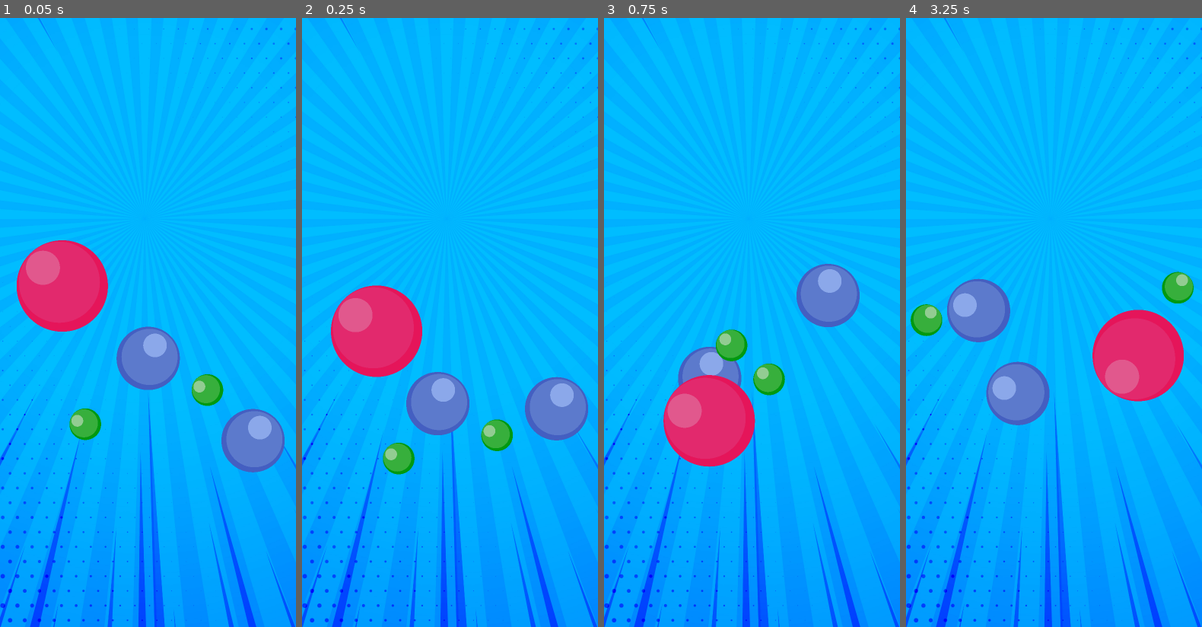
Above: before the commit, frames 1-4 (left to right).
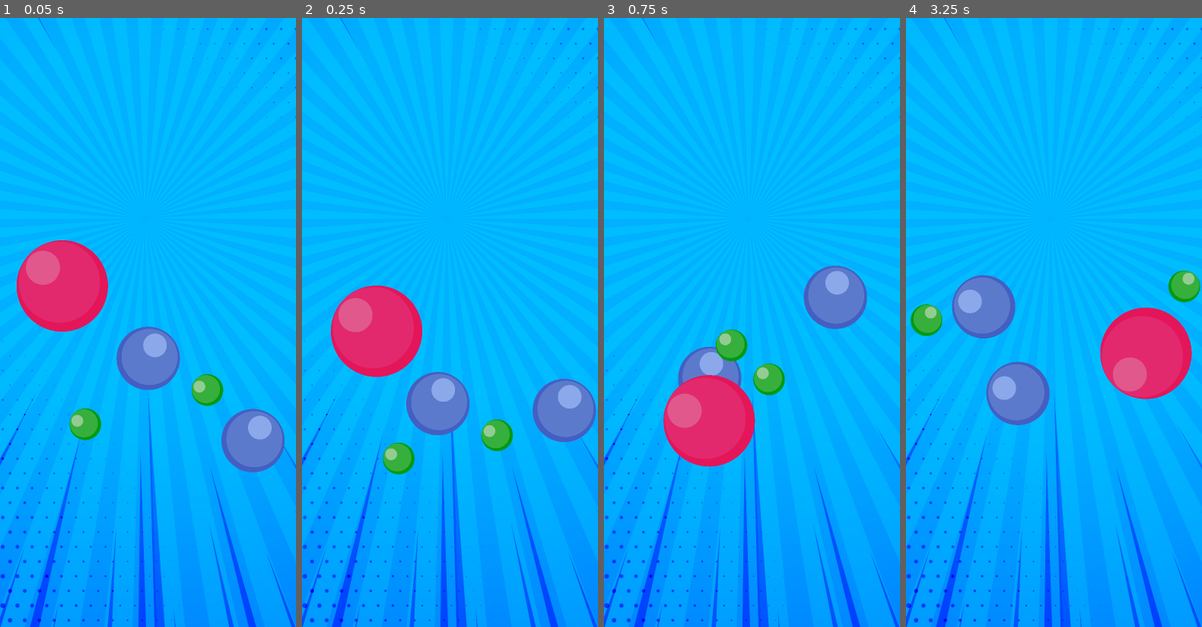
Above: after the commit, the same moments.

Repository: MrZak-dev/godot_3.1_jumping_balls
Game: Godot game, scene res://scenes/Walls.tscn
Same seed, same stepped clock (60 frames per second), same inputs: the game is played once before the commit and once after it.
Inputs:
- Up to frame 1 (0.05 s): no input
- Up to frame 2 (0.25 s): no input
- Up to frame 3 (0.75 s): no input
- Up to frame 4 (3.25 s): no input

Frame 1 is identical in both runs. In frame 2, 1.0% of the frame differs, in the area x 75-100%, y 58-70%; in frame 3, 1.0%; in frame 4, 2.4%, in the area x 13-100%, y 41-63%.

Commit message:
using CollisionShape2D

Diff:
--- a/scenes/Walls.tscn
+++ b/scenes/Walls.tscn
@@ -8,6 +8,10 @@
 [sub_resource type="RectangleShape2D" id=1]
 
 extents = Vector2( 720, 1 )
+
+[sub_resource type="RectangleShape2D" id=4]
+
+extents = Vector2( 1, 1332 )
 
 [sub_resource type="RectangleShape2D" id=3]
 
@@ -89,9 +93,9 @@
 "_edit_lock_": true
 }
 
-[node name="CollisionPolygon2D" type="CollisionPolygon2D" parent="right_wall"]
-position = Vector2( 1465.79, -53.0377 )
-polygon = PoolVector2Array( 54.1504, -21.4248, -43.3197, -24.1323, -46.3435, 2305.73, 112.994, 2305.73 )
+[node name="CollisionShape2D" type="CollisionShape2D" parent="right_wall"]
+position = Vector2( 1438.53, 1326.18 )
+shape = SubResource( 4 )
 
 [node name="left_wall" type="StaticBody2D" parent="."]
 collision_layer = 8
@@ -101,7 +105,7 @@
 }
 
 [node name="CollisionShape2D" type="CollisionShape2D" parent="left_wall"]
-position = Vector2( 0, 906.85 )
+position = Vector2( 0, 1322.3 )
 shape = SubResource( 3 )
 
 [node name="bottom_wall" type="StaticBody2D" parent="."]
Not shown: 1 places in scenes/Walls.tscn that only renumber resources
